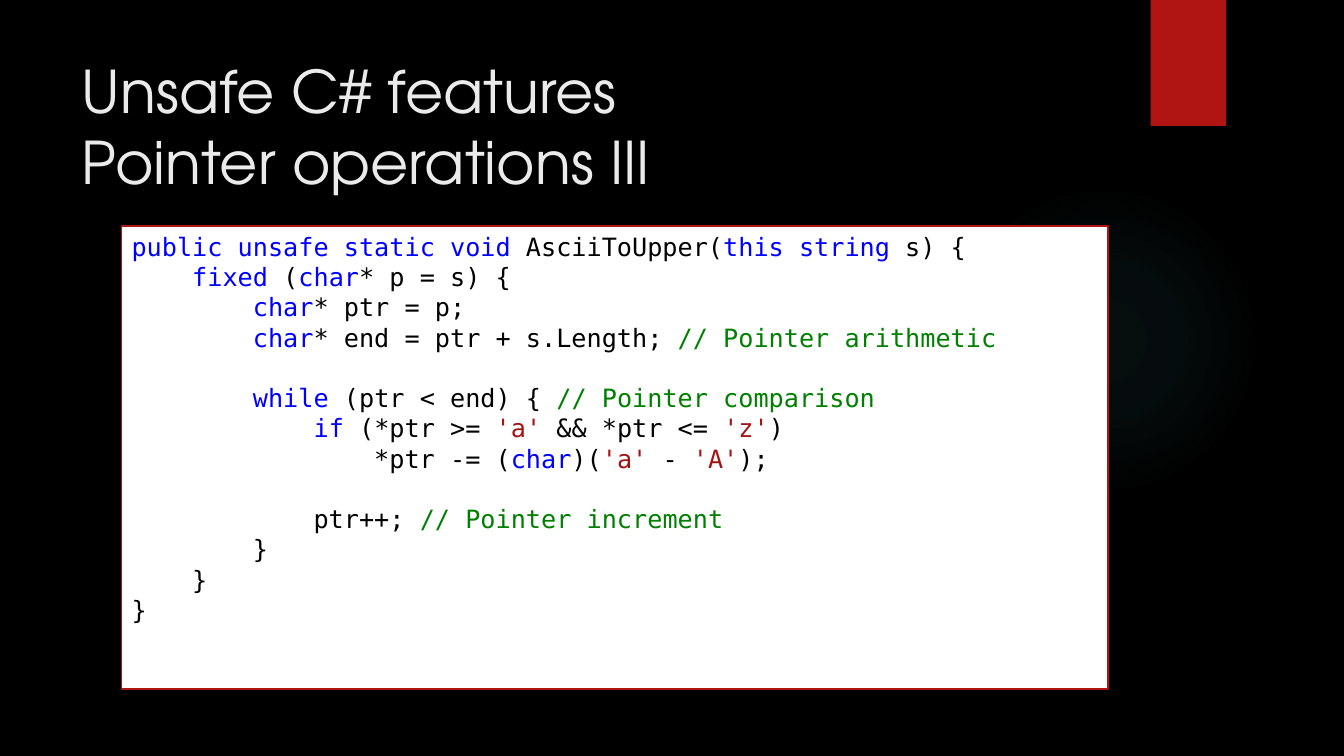
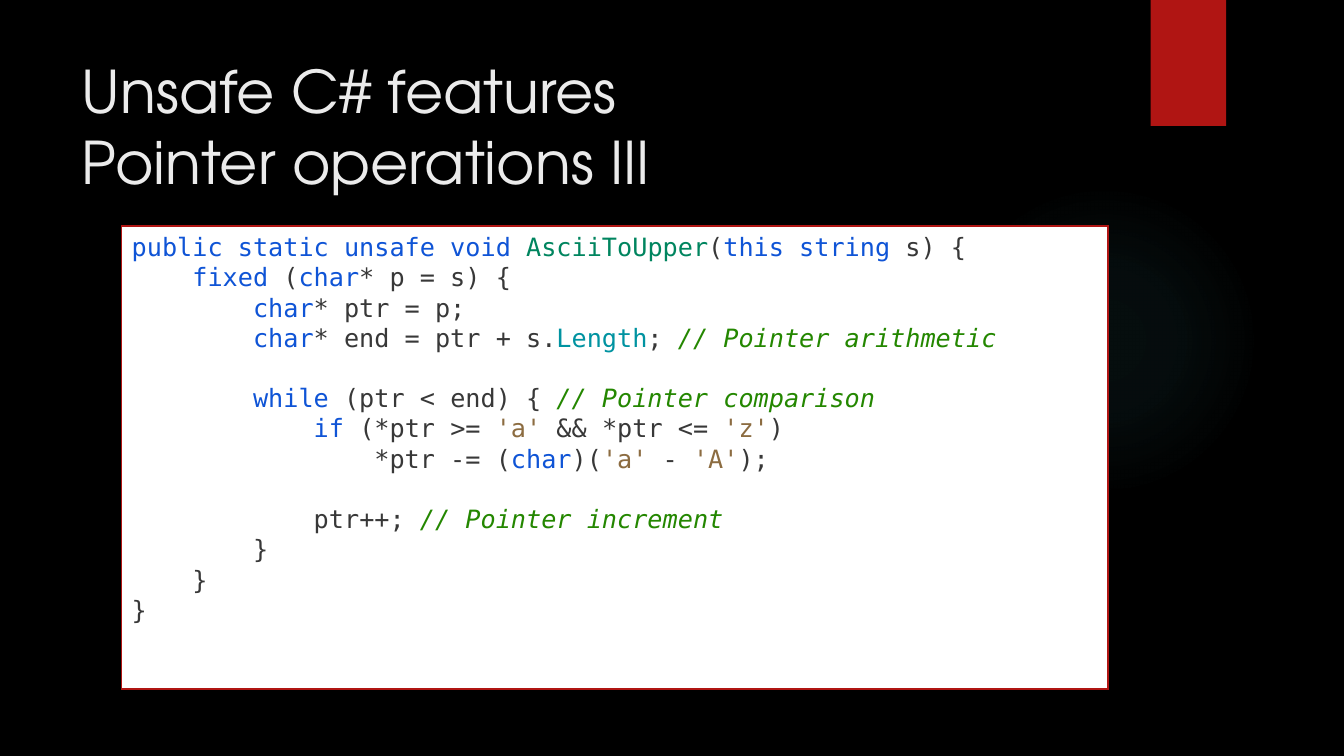
Before and after one commit to dennisdietrich/UnsafeCSharp, a slide deck: slide 12 of doc/Introduction to unsafe C#.pptx (slide 10 before the commit). Drawn at 1344x756 pixels with LibreOffice and Linux fonts; fonts in the diff are those of the drawing; background and template pictures are left out. Boxes give left, top, right and bottom in pixels: in the first picture for what was removed or moved away, otherwise in the second. Text is boxed around its words. In the diff, an @@ line names an element or a change of style, - is before the commit and + after.

```diff
--- a/doc/Introduction to unsafe C#.pptx
+++ b/doc/Introduction to unsafe C#.pptx
@@ text in rectangle at box(132, 236, 997, 534): text changed; text colour #000000 to #383838 @@
-public unsafe static void AsciiToUpper(this string s) {
-fixed (char* p = s) {
-char* ptr = p;
-char* end = ptr + s.Length; // Pointer arithmetic
-while (ptr < end) { // Pointer comparison
-if (*ptr >= 'a' && *ptr <= 'z')
-*ptr -= (char)('a' - 'A');
-ptr++; // Pointer increment
-}
-}
-}
+public static unsafe void AsciiToUpper(this string s) {
+fixed (char* p = s) {
+char* ptr = p;
+char* end = ptr + s.Length; // Pointer arithmetic
+while (ptr < end) { // Pointer comparison
+if (*ptr >= 'a' && *ptr <= 'z')
+*ptr -= (char)('a' - 'A');
+ptr++; // Pointer increment
+}
+}
+}
```
Also in this commit, not shown: 25 other slides changed, 23 slides added, 1 slide removed, 20 other files.
